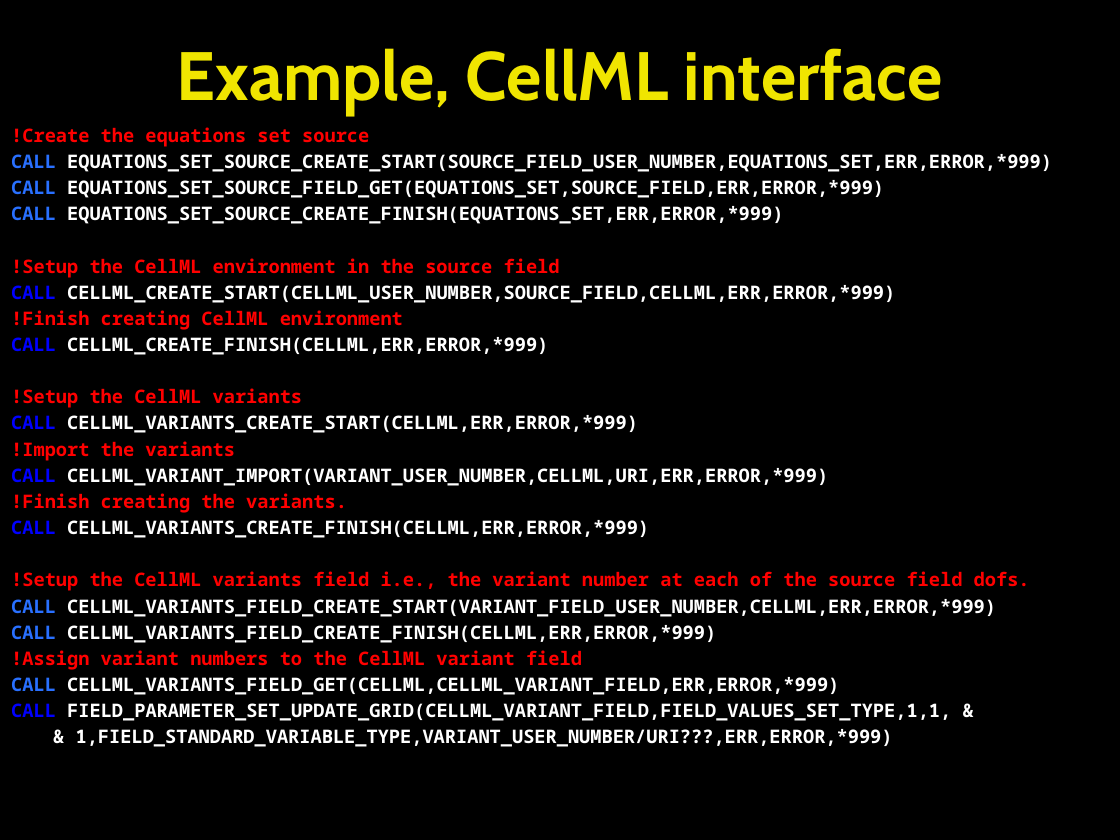
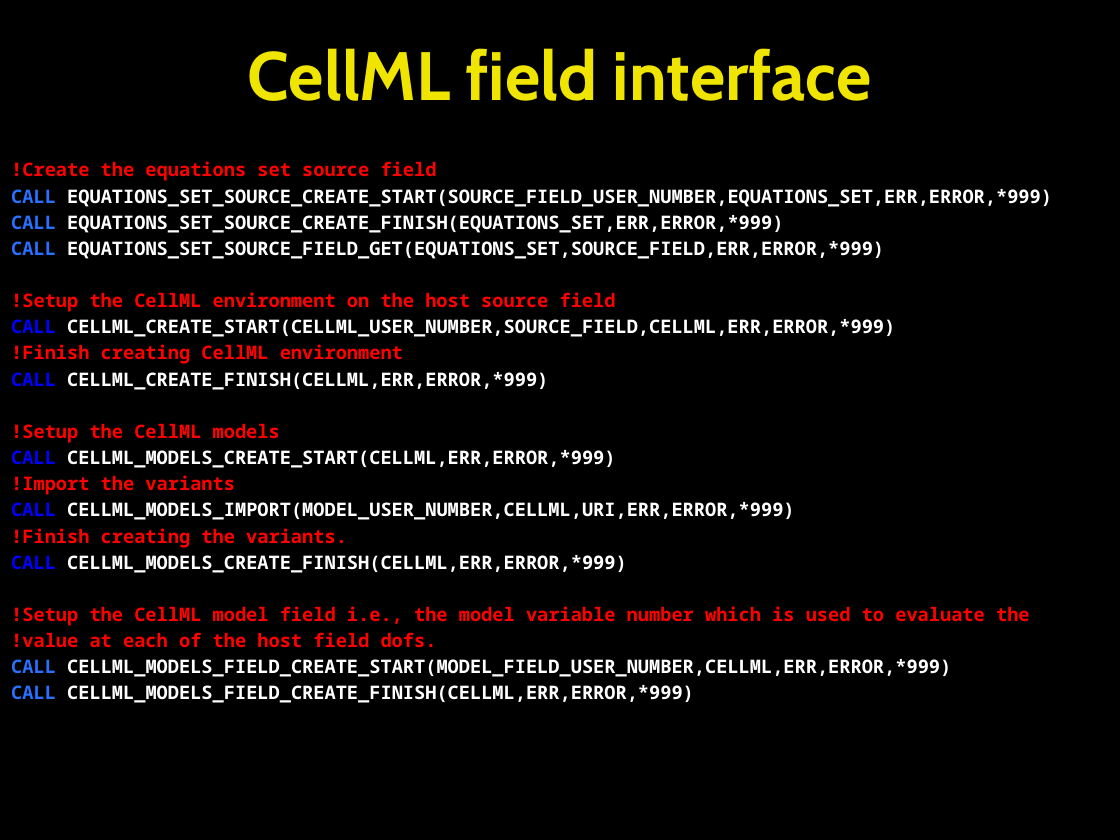
Before and after one commit to OpenCMISS/cm, a slide deck: slide 94 of doc/openCMISS.pptx (slide 103 before the commit). Drawn at 1120x840 pixels with LibreOffice and Linux fonts; fonts in the diff are those of the drawing. Boxes give left, top, right and bottom in pixels: in the first picture for what was removed or moved away, otherwise in the second. Text is boxed around its words. In the diff, an @@ line names an element or a change of style, - is before the commit and + after.

Commit message:
A number of changes. Commit for backup purposes.

```diff
--- a/doc/openCMISS.pptx
+++ b/doc/openCMISS.pptx
@@ title at (x1=248, y1=48, x2=872, y2=101): text changed @@
-Example, CellML interface
+CellML field interface
@@ text "!Create the equations set source ..." moved from (x1=11, y1=127, x2=1052, y2=747) to (x1=11, y1=161, x2=1052, y2=703) @@
@@ text at (x1=11, y1=161, x2=437, y2=181): text changed @@
-!Create the equations set source
+!Create the equations set source field
@@ text at (x1=11, y1=215, x2=783, y2=233): paragraph added @@
+CALL EQUATIONS_SET_SOURCE_CREATE_FINISH(EQUATIONS_SET,ERR,ERROR,*999)
@@ text at (x1=11, y1=292, x2=616, y2=312): text changed; text colour #FFFFFF to #FF0000 @@
-CALL EQUATIONS_SET_SOURCE_CREATE_FINISH(EQUATIONS_SET,ERR,ERROR,*999)
-!Setup the CellML environment in the source field
+!Setup the CellML environment on the host source field
@@ text at (x1=11, y1=423, x2=615, y2=468): text changed @@
-!Setup the CellML variants
-CALL CELLML_VARIANTS_CREATE_START(CELLML,ERR,ERROR,*999)
+!Setup the CellML models
+CALL CELLML_MODELS_CREATE_START(CELLML,ERR,ERROR,*999)
@@ text at (x1=11, y1=502, x2=794, y2=520): text changed @@
-CALL CELLML_VARIANT_IMPORT(VARIANT_USER_NUMBER,CELLML,URI,ERR,ERROR,*999)
+CALL CELLML_MODELS_IMPORT(MODEL_USER_NUMBER,CELLML,URI,ERR,ERROR,*999)
@@ text at (x1=11, y1=555, x2=1030, y2=703): text changed @@
-CALL CELLML_VARIANTS_CREATE_FINISH(CELLML,ERR,ERROR,*999)
-!Setup the CellML variants field i.e., the variant number at each of the source field dofs.
-CALL CELLML_VARIANTS_FIELD_CREATE_START(VARIANT_FIELD_USER_NUMBER,CELLML,ERR,ERROR,*999)
-CALL CELLML_VARIANTS_FIELD_CREATE_FINISH(CELLML,ERR,ERROR,*999)
-!Assign variant numbers to the CellML variant field
-CALL CELLML_VARIANTS_FIELD_GET(CELLML,CELLML_VARIANT_FIELD,ERR,ERROR,*999)
-CALL FIELD_PARAMETER_SET_UPDATE_GRID(CELLML_VARIANT_FIELD,FIELD_VALUES_SET_TYPE,1,1, &
-& 1,FIELD_STANDARD_VARIABLE_TYPE,VARIANT_USER_NUMBER/URI???,ERR,ERROR,*999)
+CALL CELLML_MODELS_CREATE_FINISH(CELLML,ERR,ERROR,*999)
+!Setup the CellML model field i.e., the model variable number which is used to evaluate the
+!value at each of the host field dofs.
+CALL CELLML_MODELS_FIELD_CREATE_START(MODEL_FIELD_USER_NUMBER,CELLML,ERR,ERROR,*999)
+CALL CELLML_MODELS_FIELD_CREATE_FINISH(CELLML,ERR,ERROR,*999)
```
Also in this commit, not shown: 19 other slides changed, 12 slides added, 2 slides removed.
